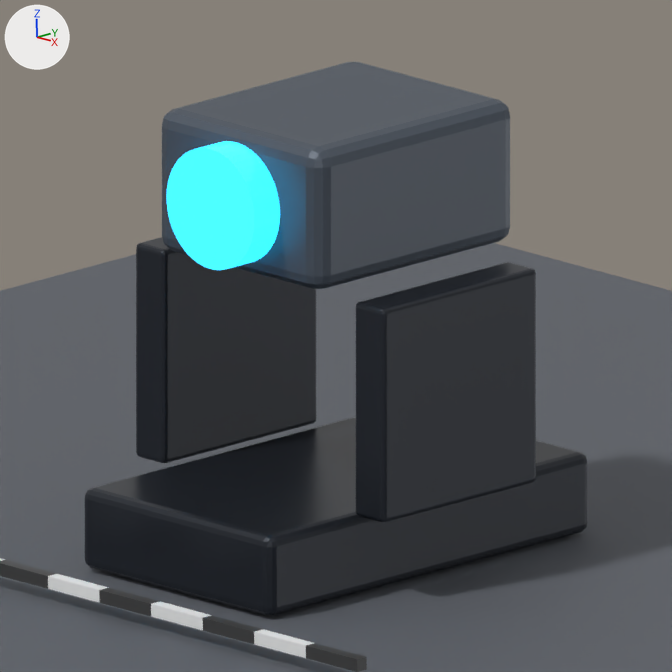
The Blender file assets/fixtures/robe-lighting/forte/models/fixture.blend, before and after one commit.
Camera for both pictures: the file's camera 'Camera'. Arrows for +X, +Y and +Z are at upper left; the lights stay in place. The picture after the commit comes second.

Objects in the first picture: 'Base', 'Head', 'Lens', 'Preview floor', 'Scale 5', 'Scale 8', 'Scale 9', 'Yoke.L', 'Yoke.R' and 4 more.
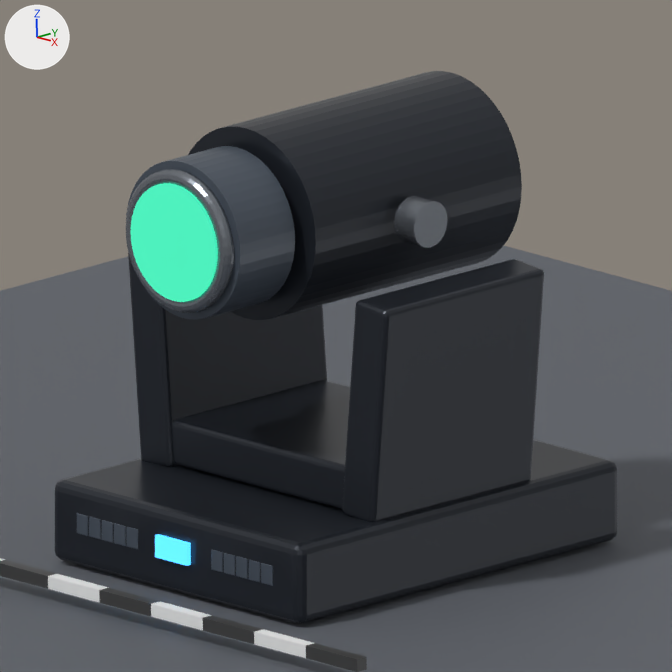
Edits to the bpy script that builds the scene:
```text
Change me_cube:
    remove me_cube.from_pydata(...)  # 8 vertices, 6 faces; spans x -0.184..0.184, y -0.312..0.312, z -0.057..0.057
    add me_cube.from_pydata(...)  # 8 vertices, 6 faces; spans x -0.242..0.242, y -0.312..0.312, z -0.057..0.057
    me_cube part 1: the whole mesh is scaled about its middle by (1.32, 1, 1)
Change me_cylinder:
    used by ob_lens; location = (0.0, -0.219, 0.534); rotation_euler = (1.571, 0.0, 0.0), in degrees (90, 0, 0)
    remove me_cylinder.from_pydata(...)  # 96 vertices, 50 faces; spans x -0.085..0.085, y -0.085..0.085, z -0.025..0.025
    remove me_cylinder.materials.append(mat_lens)  # cyan #278199, glowing cyan #27b3e7
    add me_cylinder.from_pydata(...)  # 96 vertices, 50 faces; spans x -0.083..0.083, y -0.083..0.083, z -0.005..0.005
    me_cylinder part 2: the whole mesh is scaled about its middle by (0.967, 0.967, 0.2)
    add me_cylinder.materials.append(mat_optical_glass)  # dark cyan #2c5d55, glowing green #279976
Change ob_yoke_l:
    ob_yoke_l.location: (-0.213, 0.0, 0.267) -> (-0.208, 0.0, 0.267)
    ob_yoke_l.rotation_euler: (0.0, 0.0, 0.0) -> (0.0, -0.0873, 0.0)  # degrees (0, 0, 0) -> degrees (0, -5, 0)
Change ob_yoke_r:
    ob_yoke_r.location: (0.213, 0.0, 0.267) -> (0.208, 0.0, 0.267)
    ob_yoke_r.rotation_euler: (0.0, 0.0, 0.0) -> (0.0, 0.0873, 0.0)  # degrees (0, 0, 0) -> degrees (0, 5, 0)
Remove ob_head:
    ob_head = bpy.data.objects.new('Head', me_cube_003)
Change ob_lens:
    ob_lens.location: (0.0, -0.219, 0.534) -> (0.0, -0.311, 0.5)
Add ob_silver_bezel:
    ob_silver_bezel = bpy.data.objects.new('Silver bezel', me_torus)  # a torus around z (ring radius 0.089, tube radius 0.012) spanning x -0.101..0.101, y -0.101..0.101, z -0.012..0.012; in mat_machined_metal (grey #81868e)
    ob_silver_bezel.location = (0.0, -0.303, 0.5)
    ob_silver_bezel.rotation_euler = (1.571, 0.0, 0.0)  # degrees (90, 0, 0)
Add ob_lens_housing:
    ob_lens_housing = bpy.data.objects.new('Lens housing', me_cylinder_003)  # 96 vertices, 50 faces; spans x -0.111..0.111, y -0.111..0.111, z -0.053..0.053; in mat_accent (greyish blue #505965)
    ob_lens_housing.location = (0.0, -0.244, 0.5)
    ob_lens_housing.rotation_euler = (1.571, 0.0, 0.0)  # degrees (90, 0, 0)
Add ob_head_barrel:
    ob_head_barrel = bpy.data.objects.new('Head barrel', me_cylinder_002)  # a 48-sided cylinder along z spanning x -0.135..0.135, y -0.135..0.135, z -0.2..0.2; in mat_powder_coated_housing (dark grey #2c3038)
    ob_head_barrel.location = (0.0, 0.025, 0.5)
    ob_head_barrel.rotation_euler = (1.571, 0.0, 0.0)  # degrees (90, 0, 0)
Add ob_tilt_axle_r:
    ob_tilt_axle_r = bpy.data.objects.new('Tilt axle.R', me_cylinder_001)  # a 32-sided cylinder along z spanning x -0.0325..0.0325, y -0.0325..0.0325, z -0.0193..0.0193; in mat_machined_metal (grey #81868e)
    ob_tilt_axle_r.location = (0.164, 0.0, 0.5)
    ob_tilt_axle_r.rotation_euler = (0.0, 1.571, 0.0)  # degrees (0, 90, 0)
Add ob_yoke_bridge:
    ob_yoke_bridge = bpy.data.objects.new('Yoke bridge', me_cube_014_1)  # a box spanning x -0.179..0.179, y -0.15..0.15, z -0.032..0.032; in mat_powder_coated_housing (dark grey #2c3038); modifiers BEVEL
    ob_yoke_bridge.location = (0.0, 0.0, 0.149)
Add ob_display:
    ob_display = bpy.data.objects.new('Display', me_cube_011_1)  # a box spanning x -0.0314..0.0314, y -0.0037..0.0037, z -0.016..0.016; in mat_display (dark blue #30617c, glowing blue #3fa0e7); modifiers BEVEL
    ob_display.location = (0.0, -0.317, 0.063)
Add ob_base_vent_0_130545_4:
    ob_base_vent_0_130545_4 = bpy.data.objects.new('Base vent 0.130545 4', me_cube_010_1)  # a box spanning x -0.0109..0.0109, y -0.0078..0.0078, z -0.0143..0.0143; in mat_accent (greyish blue #505965); modifiers BEVEL
    ob_base_vent_0_130545_4.location = (0.179, -0.306, 0.063)
Add ob_base_vent_0_130545_3:
    ob_base_vent_0_130545_3 = bpy.data.objects.new('Base vent 0.130545 3', me_cube_010_1.copy())  # modifiers BEVEL
    ob_base_vent_0_130545_3.location = (0.155, -0.306, 0.063)
Add ob_base_vent_0_130545_2:
    ob_base_vent_0_130545_2 = bpy.data.objects.new('Base vent 0.130545 2', me_cube_010_1.copy())  # modifiers BEVEL
    ob_base_vent_0_130545_2.location = (0.131, -0.306, 0.063)
Add ob_base_vent_0_130545_1:
    ob_base_vent_0_130545_1 = bpy.data.objects.new('Base vent 0.130545 1', me_cube_010_1.copy())  # modifiers BEVEL
    ob_base_vent_0_130545_1.location = (0.106, -0.306, 0.063)
Add ob_base_vent_0_130545_0:
    ob_base_vent_0_130545_0 = bpy.data.objects.new('Base vent 0.130545 0', me_cube_010_1.copy())  # modifiers BEVEL
    ob_base_vent_0_130545_0.location = (0.082, -0.306, 0.063)
Add ob_base_vent__0_130545_4:
    ob_base_vent__0_130545_4 = bpy.data.objects.new('Base vent -0.130545 4', me_cube_010_1.copy())  # modifiers BEVEL
    ob_base_vent__0_130545_4.location = (-0.082, -0.306, 0.063)
Add ob_base_vent__0_130545_3:
    ob_base_vent__0_130545_3 = bpy.data.objects.new('Base vent -0.130545 3', me_cube_010_1.copy())  # modifiers BEVEL
    ob_base_vent__0_130545_3.location = (-0.106, -0.306, 0.063)
Add ob_base_vent__0_130545_2:
    ob_base_vent__0_130545_2 = bpy.data.objects.new('Base vent -0.130545 2', me_cube_010_1.copy())  # modifiers BEVEL
    ob_base_vent__0_130545_2.location = (-0.131, -0.306, 0.063)
Add ob_base_vent__0_130545_1:
    ob_base_vent__0_130545_1 = bpy.data.objects.new('Base vent -0.130545 1', me_cube_010_1.copy())  # modifiers BEVEL
    ob_base_vent__0_130545_1.location = (-0.155, -0.306, 0.063)
Add ob_base_vent__0_130545_0:
    ob_base_vent__0_130545_0 = bpy.data.objects.new('Base vent -0.130545 0', me_cube_010_1.copy())  # modifiers BEVEL
    ob_base_vent__0_130545_0.location = (-0.179, -0.306, 0.063)
```

Pixel boxes (x1, y1, x2, y2) of what changed, in the pictures (672 x 672 px):
'Base', mesh rescaled: before (85, 417, 587, 615); after (55, 440, 617, 623)
'Head', deleted: before (162, 62, 510, 289)
'Head barrel', added: after (188, 71, 522, 320)
'Yoke.R', moved, turned: before (356, 262, 536, 522); after (342, 259, 544, 522)
'Yoke.L', moved, turned: before (136, 237, 316, 463); after (128, 252, 327, 467)
'Lens', recoloured, moved, rescaled (23% narrower, 8% shorter): before (166, 141, 280, 270); after (130, 183, 218, 302)
'Yoke bridge', added: after (172, 380, 350, 509)
'Lens housing', added: after (126, 146, 295, 319)
'Silver bezel', added: after (126, 169, 234, 313)
'Tilt axle.R', added: after (394, 196, 447, 248)
'Display', added: after (155, 534, 191, 566)
'Base vent -0.130545 3', added: after (114, 523, 126, 546)
'Base vent 0.130545 2', added: after (236, 556, 248, 579)
'Base vent 0.130545 4', added: after (261, 563, 273, 586)
'Base vent -0.130545 1', added: after (89, 517, 101, 539)
'Base vent 0.130545 0', added: after (211, 549, 223, 572)
'Base vent -0.130545 0', added: after (77, 513, 88, 536)
'Base vent -0.130545 2', added: after (102, 520, 113, 543)
'Base vent 0.130545 1', added: after (224, 553, 235, 576)
'Base vent -0.130545 4', added: after (127, 527, 138, 549)
'Base vent 0.130545 3', added: after (249, 560, 260, 582)
